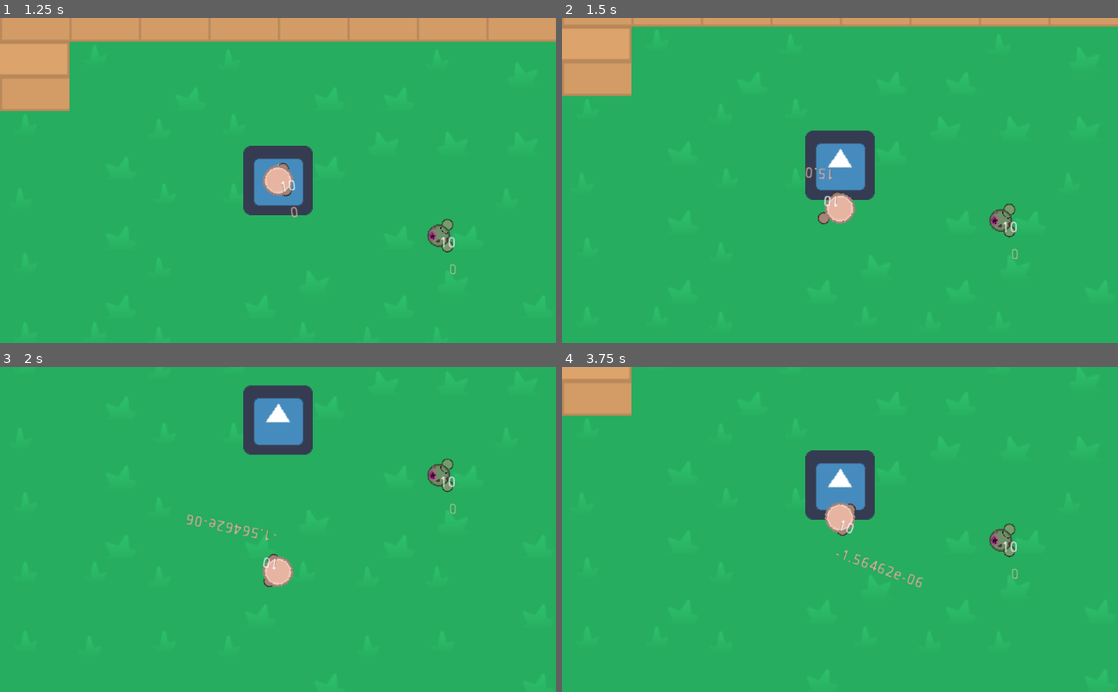
Above: before the commit, frames 1-4 (two rows, left to right).
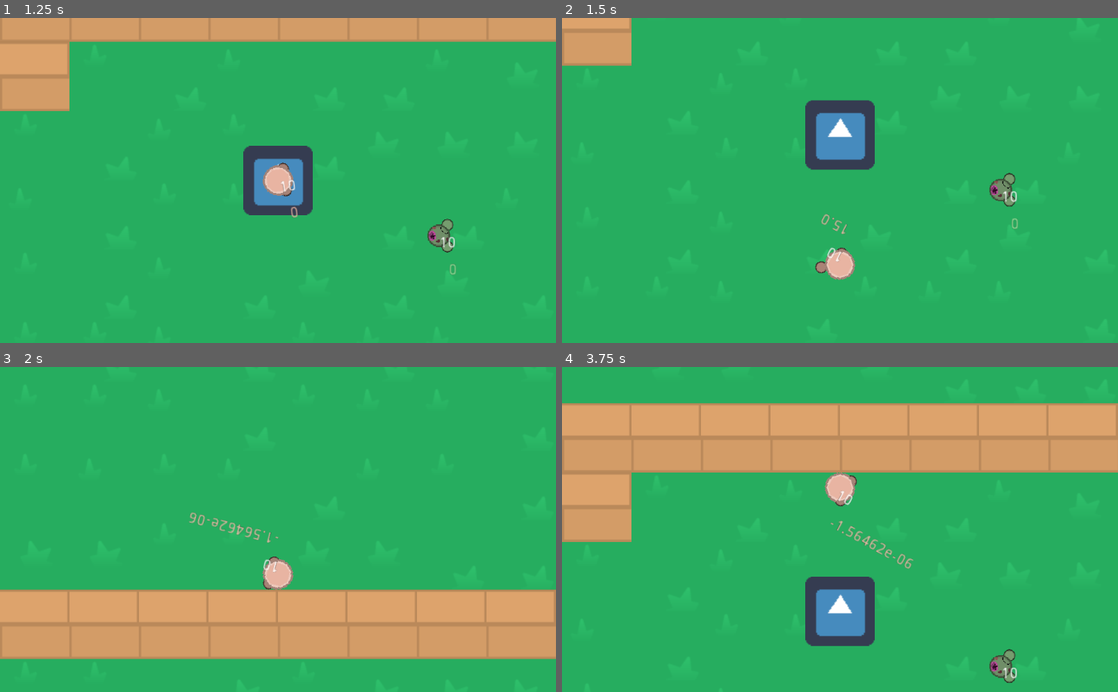
Above: after the commit, the same moments.

Repository: Panda248/Hu-Yang-Yoyale
Game: Godot game, scene res://World.tscn
Two runs of this game, one before a commit and one after it. Both use one fixed random seed, a clock stepped at 60 frames per second and the inputs below. The engine's default icon, where the game draws it, is replaced by a stand-in: a white triangle on a blue panel in a dark square.
Inputs (mouse positions are in pixels of both pictures, inside the frame that each line leads up to):
- Up to frame 1 (1.25 s): tap Enter at 0.5 s; move the mouse to (400, 164) at 0.52 s; hold E (game_switch_weapon_right) from 0.53 s (still down); tap F (interact, bound only before the commit) at 0.6 s
- Up to frame 2 (1.5 s): tap Space at 1.25 s; move the mouse to (728, 196) at 1.27 s; release E (game_switch_weapon_right) at 1.28 s; hold Down (ui_down) from 1.28 s (still down); click (728, 196) at 1.35 s
- Up to frame 3 (2 s): keep holding Down (ui_down); tap F (interact, bound only before the commit) at 1.55 s
- Up to frame 4 (3.75 s): move the mouse to (895, 458) at 2.02 s; release Down (ui_down) at 2.03 s; hold E (game_switch_weapon_right) 2.03-2.78 s; right-click (895, 458) at 2.1 s; tap F (interact, bound only before the commit) at 2.3, 2.85, 3.6 s; move the mouse to (812, 594) at 2.77 s; hold Up (ui_up) 2.78-3.53 s; move the mouse to (1006, 578) at 3.52 s; hold Q (game_switch_weapon_left) from 3.53 s (still down)

Frame 1 is identical in both runs. In frame 2, 8.8% of the frame differs, in the area x 0-100%, y 0-81%; in frame 3, 25%; in frame 4, 31%, in the area x 0-100%, y 0-98%.

Commit message:
basic interaction system

Diff:
--- /dev/null
+++ b/ChatBoxManager.gd
@@ -0,0 +1,5 @@
+extends Node2D
+
+func send_chat(chatbox : ChatBox):
+	chatbox.show()
+	add_child(chatbox)
--- a/Enemy.tscn
+++ b/Enemy.tscn
@@ -4,7 +4,6 @@
 [ext_resource path="res://scripts/HurtBox.gd" type="Script" id=2]
 [ext_resource path="res://res/exported/Zombie.png" type="Texture" id=3]
 [ext_resource path="res://Fists.tscn" type="PackedScene" id=5]
-
 
 [sub_resource type="CircleShape2D" id=1]
 
@@ -46,6 +45,8 @@
 
 [node name="Enemy" type="KinematicBody2D"]
 script = ExtResource( 1 )
+rotationSpeedDegrees = 180
+maxViewDistance = 200.0
 rotationSpeedDegrees = 180
 maxViewDistance = 200.0
 
--- a/Fists.tscn
+++ b/Fists.tscn
@@ -3,7 +3,6 @@
 [ext_resource path="res://scripts/HitBox.gd" type="Script" id=1]
 [ext_resource path="res://scripts/Fists.gd" type="Script" id=2]
 [ext_resource path="res://res/exported/Hand.png" type="Texture" id=3]
-
 
 [sub_resource type="CapsuleShape2D" id=8]
 height = 8.0
--- a/Interactable.gd
+++ /dev/null
@@ -1,33 +0,0 @@
-extends Area2D
-class_name Interactable
-
-# Declare member variables here. Examples:
-# var a = 2
-# var b = "text"
-var canInteract : bool = false
-var interactable
-
-# Called when the node enters the scene tree for the first time.
-func _ready():
-	pass # Replace with function body.
-
-
-# Called every frame. 'delta' is the elapsed time since the previous frame.
-#func _process(delta):
-#	pass
-
-
-func _on_Interactable_area_entered(area):
-	if(area.get_class() == "Interactable"):
-		canInteract = true
-		interactable = area
-		print("pepe")
-	pass # Replace with function body.
-
-
-func _on_Interactable_area_exited(area):
-	if(area == interactable):
-		canInteract = false
-		interactable = null
-		print("popo")
-	pass # Replace with function body.
--- a/Interactable.tscn
+++ /dev/null
@@ -1,11 +0,0 @@
-[gd_scene load_steps=2 format=2]
-
-[ext_resource path="res://Interactable.gd" type="Script" id=1]
-
-[node name="Interactable" type="Area2D"]
-collision_layer = 4
-collision_mask = 4
-script = ExtResource( 1 )
-
-[connection signal="area_entered" from="." to="." method="_on_Interactable_area_entered"]
-[connection signal="area_exited" from="." to="." method="_on_Interactable_area_exited"]
--- a/InteractableNPC.tscn
+++ b/InteractableNPC.tscn
@@ -1,18 +1,16 @@
-[gd_scene load_steps=8 format=2]
+[gd_scene load_steps=7 format=2]
 
 [ext_resource path="res://res/exported/Player.png" type="Texture" id=1]
 [ext_resource path="res://scripts/InteractableNPC.gd" type="Script" id=2]
 [ext_resource path="res://Chatbox.tscn" type="PackedScene" id=3]
-[ext_resource path="res://Interactable.tscn" type="PackedScene" id=4]
+[ext_resource path="res://icon.png" type="Texture" id=4]
 [ext_resource path="res://Fists.tscn" type="PackedScene" id=5]
 
 [sub_resource type="CircleShape2D" id=1]
 
-[sub_resource type="CircleShape2D" id=2]
-radius = 30.0
-
 [node name="InteractableNPC" type="KinematicBody2D"]
 script = ExtResource( 2 )
+ChatBox = ExtResource( 3 )
 
 [node name="CollisionShape2D" type="CollisionShape2D" parent="."]
 shape = SubResource( 1 )
@@ -20,18 +18,12 @@
 [node name="Sprite" type="Sprite" parent="."]
 texture = ExtResource( 1 )
 
-[node name="Chatbox" parent="." instance=ExtResource( 3 )]
-margin_left = 10.0
-margin_top = -27.0
-margin_right = 60.0
-margin_bottom = -13.0
-text = "La Pepe"
-
-[node name="Interactable" parent="." instance=ExtResource( 4 )]
-
-[node name="CollisionShape2D" type="CollisionShape2D" parent="Interactable"]
-modulate = Color( 1, 1, 1, 0.0862745 )
-shape = SubResource( 2 )
-
 [node name="Fists" parent="." instance=ExtResource( 5 )]
 position = Vector2( 11, 1 )
+
+[node name="Indicator" type="Sprite" parent="."]
+visible = false
+position = Vector2( 0, -25 )
+scale = Vector2( 0.25, 0.25 )
+z_as_relative = false
+texture = ExtResource( 4 )
--- a/Player.tscn
+++ b/Player.tscn
@@ -6,7 +6,7 @@
 [ext_resource path="res://res/exported/Player.png" type="Texture" id=4]
 [ext_resource path="res://scripts/HurtBox.gd" type="Script" id=5]
 [ext_resource path="res://Pistol.tscn" type="PackedScene" id=6]
-[ext_resource path="res://Interactable.tscn" type="PackedScene" id=7]
+[ext_resource path="res://icon.png" type="Texture" id=7]
 
 [sub_resource type="CircleShape2D" id=1]
 radius = 14.0
@@ -41,12 +41,12 @@
 "values": [ true, false ]
 }
 
-[sub_resource type="CircleShape2D" id=4]
-radius = 30.0
+[sub_resource type="RectangleShape2D" id=4]
+extents = Vector2( 20, 25 )
 
 [node name="Player" type="KinematicBody2D"]
 script = ExtResource( 1 )
-velocity = 100
+velocity = 600
 Bullet = ExtResource( 2 )
 
 [node name="Camera2D" type="Camera2D" parent="."]
@@ -95,8 +95,19 @@
 [node name="Listener2D" type="Listener2D" parent="."]
 current = true
 
-[node name="Interactable" parent="." instance=ExtResource( 7 )]
+[node name="InteractBox" type="Area2D" parent="."]
 
-[node name="CollisionShape2D" type="CollisionShape2D" parent="Interactable"]
-modulate = Color( 1, 1, 1, 0.0627451 )
+[node name="CollisionShape2D" type="CollisionShape2D" parent="InteractBox"]
+self_modulate = Color( 1, 1, 1, 0.105882 )
+position = Vector2( 25, 0 )
+rotation = 1.5708
 shape = SubResource( 4 )
+
+[node name="Sprite" type="Sprite" parent="."]
+visible = false
+position = Vector2( 48, 0 )
+scale = Vector2( 0.203125, 0.203125 )
+texture = ExtResource( 7 )
+
+[connection signal="body_entered" from="InteractBox" to="." method="_on_InteractBox_body_entered"]
+[connection signal="body_exited" from="InteractBox" to="." method="_on_InteractBox_body_exited"]
--- a/World.tscn
+++ b/World.tscn
@@ -10,6 +10,7 @@
 [ext_resource path="res://scripts/AlertManager.gd" type="Script" id=8]
 [ext_resource path="res://Alert.tscn" type="PackedScene" id=9]
 [ext_resource path="res://InteractableNPC.tscn" type="PackedScene" id=10]
+[ext_resource path="res://ChatBoxManager.gd" type="Script" id=11]
 
 [sub_resource type="OccluderPolygon2D" id=3]
 cull_mode = 2
@@ -138,7 +139,6 @@
 position = Vector2( 148, 51 )
 
 [node name="Player" parent="." instance=ExtResource( 2 )]
-velocity = 200
 
 [node name="Light2D" type="Light2D" parent="Player"]
 scale = Vector2( 9.75, 9.46875 )
@@ -172,3 +172,6 @@
 
 [node name="InteractableNPC" parent="." instance=ExtResource( 10 )]
 position = Vector2( 330, -44 )
+
+[node name="ChatBoxManager" type="Node2D" parent="."]
+script = ExtResource( 11 )
--- a/project.godot
+++ b/project.godot
@@ -9,6 +9,11 @@
 config_version=4
 
 _global_script_classes=[ {
+"base": "Label",
+"class": "ChatBox",
+"language": "GDScript",
+"path": "res://scripts/Chatbox.gd"
+}, {
 "base": "NPC",
 "class": "Enemy",
 "language": "GDScript",
@@ -28,11 +33,6 @@
 "class": "HurtBox",
 "language": "GDScript",
 "path": "res://scripts/HurtBox.gd"
-}, {
-"base": "Area2D",
-"class": "Interactable",
-"language": "GDScript",
-"path": "res://Interactable.gd"
 }, {
 "base": "NPC",
 "class": "InteractableNPC",
@@ -55,11 +55,11 @@
 "path": "res://scripts/Weapon.gd"
 } ]
 _global_script_class_icons={
+"ChatBox": "",
 "Enemy": "",
 "Entity": "",
 "HitBox": "",
 "HurtBox": "",
-"Interactable": "",
 "InteractableNPC": "",
 "NPC": "",
 "Player": "",
@@ -138,19 +138,14 @@
 "events": [ Object(InputEventKey,"resource_local_to_scene":false,"resource_name":"","device":0,"alt":false,"shift":false,"control":false,"meta":false,"command":false,"pressed":false,"scancode":69,"physical_scancode":0,"unicode":0,"echo":false,"script":null)
  ]
 }
-primaryFire={
+game_interact={
 "deadzone": 0.5,
-"events": [ Object(InputEventMouseButton,"resource_local_to_scene":false,"resource_name":"","device":0,"alt":false,"shift":false,"control":false,"meta":false,"command":false,"button_mask":0,"position":Vector2( 0, 0 ),"global_position":Vector2( 0, 0 ),"factor":1.0,"button_index":1,"pressed":false,"doubleclick":false,"script":null)
+"events": [ Object(InputEventKey,"resource_local_to_scene":false,"resource_name":"","device":0,"alt":false,"shift":false,"control":false,"meta":false,"command":false,"pressed":false,"scancode":0,"physical_scancode":70,"unicode":0,"echo":false,"script":null)
  ]
 }
 reload={
-"deadzone": 0.49,
+"deadzone": 0.5,
 "events": [ Object(InputEventKey,"resource_local_to_scene":false,"resource_name":"","device":0,"alt":false,"shift":false,"control":false,"meta":false,"command":false,"pressed":false,"scancode":0,"physical_scancode":82,"unicode":0,"echo":false,"script":null)
- ]
-}
-interact={
-"deadzone": 0.5,
-"events": [ Object(InputEventKey,"resource_local_to_scene":false,"resource_name":"","device":0,"alt":false,"shift":false,"control":false,"meta":false,"command":false,"pressed":false,"scancode":0,"physical_scancode":70,"unicode":0,"echo":false,"script":null)
  ]
 }
 
@@ -158,7 +153,6 @@
 
 2d_physics/layer_1="World"
 2d_physics/layer_2="Hitbox"
-2d_physics/layer_3="Interactable"
 
 [mono]
 
--- a/scripts/Chatbox.gd
+++ b/scripts/Chatbox.gd
@@ -1,7 +1,10 @@
 extends Label
+class_name ChatBox
 
-export var drawSpeed := 1
-var show : bool = false
+export var charactersPerSecond : float = 10
+var displayCharacterCooldown : float = 1/charactersPerSecond
+var curCharacterCooldown = displayCharacterCooldown
+var display : bool = false
 # Declare member variables here. Examples:
 # var a = 2
 # var b = "text"
@@ -9,20 +12,24 @@
 
 # Called when the node enters the scene tree for the first time.
 func _ready():
-	self.visible_characters = 0
+	visible_characters = 0
 	pass # Replace with function body.
 
 
 # Called every frame. 'delta' is the elapsed time since the previous frame.
 func _process(delta):
-	if(show):
-		if (get_total_character_count() < get_total_character_count()):
-			self.visible_characters += drawSpeed
+	if(display):
+		if (get_visible_characters() < get_total_character_count() && curCharacterCooldown <= 0):
+			print("hello")
+			visible_characters += 1
+			curCharacterCooldown = displayCharacterCooldown
+
 	else:
-		self.visible_characters = 0
+		visible_characters = 0
+	curCharacterCooldown -= delta
 	pass
 
 func show():
-	show = true
+	display = true
 func hide():
-	show = false
+	display = false
--- a/scripts/Enemy.gd
+++ b/scripts/Enemy.gd
@@ -5,17 +5,12 @@
 # Declare member variables here. Examples:
 # var a = 2
 # var b = "text"
-export var rotationSpeedDegrees := 30
-export var angleOfVisionDegrees := 30
-export var maxViewDistance := 800.0
-export var angleBetweenRaysDegrees := 5.0
-var angleOfVision := deg2rad(angleOfVisionDegrees)
-var angleBetweenRays := deg2rad(angleBetweenRaysDegrees)
+
 
 
 # Called when the node enters the scene tree for the first time.
 func _ready():
-	player = get_tree().get_root().get_node("World").get_node("Player")
+
 	$FOV/RayCast2D.cast_to = Vector2(maxViewDistance, 0)
 	pass # Replace with function body.
 
@@ -52,7 +47,7 @@
 		state = CHASE
 		pass
 	if(abs(get_angle_to(destination)) < deg2rad(10)):
-		motion = move_and_slide((destination - position).normalized() * velocity * delta*60)
+		motion = move_and_slide((destination - position).normalized() * velocity * delta * Engine.get_iterations_per_second())
 	if position.distance_to(destination) < 10:
 		state = IDLE
 	pass
@@ -106,16 +101,3 @@
 	if(can_see_player()):
 		if state != ATTACK:
 			state = CHASE
-
-func slowly_rotate_to(target, delta):
-	var targetPosition = (target if target is Vector2 else target.global_position)
-	var direction = global_position.direction_to(targetPosition)
-	var angleTo = direction.angle()
-	var maxRotation = deg2rad(rotationSpeedDegrees)*delta
-	angleTo = lerp_angle(global_rotation, angleTo, 1.0)
-	angleTo = clamp(angleTo, global_rotation - maxRotation, global_rotation + maxRotation)
-	global_rotation = angleTo
-	pass
-
-func move_forward(delta):
-	move_and_slide(Vector2(velocity*delta*60,0).rotated(global_rotation))
--- a/scripts/Entity.gd
+++ b/scripts/Entity.gd
@@ -15,3 +15,8 @@
 
 func takeKnockback(hitbox : HitBox):
 	knockback = hitbox.knockbackDirection * hitbox.knockbackMultiplier
+
+
+
+func move_forward(delta):
+	move_and_slide(Vector2(velocity*delta*60,0).rotated(global_rotation))
--- a/scripts/InteractableNPC.gd
+++ b/scripts/InteractableNPC.gd
@@ -1,20 +1,30 @@
 extends NPC
 class_name InteractableNPC
 
+signal send_message(chatbox)
 # Declare member variables here. Examples:
 # var a = 2
 # var b = "text"
 
-
+var canInteract : bool = false
+var interactable
+var message : String = "La Pepe"
+export var chatYDisplacement : = 50
+export (PackedScene) var ChatBox
 # Called when the node enters the scene tree for the first time.
 func _ready():
 	pass # Replace with function body.
 
 func interact():
-	if $Interactable.canInteract:
-		$Chatbox.show()
+	var chatbox = ChatBox.instance();
+	chatbox.text = message
+	chatbox.set_global_position(global_position + (Vector2.UP * chatYDisplacement))
+	emit_signal("send_message", chatbox)
 # Called every frame. 'delta' is the elapsed time since the previous frame.
 func _process(delta):
-	if($Interactable.canInteract):
-		look_at($Interactable.interactable)
+	if(canInteract):
+		look_at(player.position)
+		$Indicator.set_visible(true);
+	else:
+		$Indicator.set_visible(false);
 	pass
--- a/scripts/Main.gd
+++ b/scripts/Main.gd
@@ -3,23 +3,24 @@
 
 onready var bullet_manager = $BulletManager;
 onready var alert_manager = $AlertManager;
+onready var chatbox_manager = $ChatBoxManager
 export (PackedScene) var Enemy
-var ticks = 0
-var tickRate = 1
+
 
 func _ready():
+	$InteractableNPC.connect("send_message", chatbox_manager, "send_chat")
 	$Player.connect("player_shot", bullet_manager, "bullet_shot");
 	$Player.connect("alert_enemies", alert_manager, "alertEnemies");
 
 
 func _process(delta):
-	ticks += tickRate
+
 	for item in get_children():
 		if item.has_method("_dead"):
 			if item._dead():
 				remove_child(item)
 
-	if ticks%600 == 0:
+	if Engine.get_iterations_per_second()%600 == 0:
 		add_child(Enemy.instance())
 
 
--- a/scripts/NPC.gd
+++ b/scripts/NPC.gd
@@ -4,6 +4,13 @@
 # Declare member variables here. Examples:
 # var a = 2
 # var b = "text"
+export var rotationSpeedDegrees := 30
+export var angleOfVisionDegrees := 30
+export var maxViewDistance := 800.0
+export var angleBetweenRaysDegrees := 5.0
+var angleOfVision := deg2rad(angleOfVisionDegrees)
+var angleBetweenRays := deg2rad(angleBetweenRaysDegrees)
+
 enum	{
 	IDLE, CHASE, INVESTIGATE, ATTACK
 }
@@ -15,15 +22,20 @@
 var player
 
 
-
 func _dead() ->bool:
 	return health <= 0
 
 # Called when the node enters the scene tree for the first time.
 func _ready():
+	player = get_tree().get_root().get_node("World").get_node("Player")
 	pass # Replace with function body.
 
-
-# Called every frame. 'delta' is the elapsed time since the previous frame.
-#func _process(delta):
-#	pass
+func slowly_rotate_to(target, delta):
+	var targetPosition = (target if target is Vector2 else target.global_position)
+	var direction = global_position.direction_to(targetPosition)
+	var angleTo = direction.angle()
+	var maxRotation = deg2rad(rotationSpeedDegrees) * delta
+	angleTo = lerp_angle(global_rotation, angleTo, 1.0)
+	angleTo = clamp(angleTo, global_rotation - maxRotation, global_rotation + maxRotation)
+	global_rotation = angleTo
+	pass
--- a/scripts/Player.gd
+++ b/scripts/Player.gd
@@ -6,6 +6,8 @@
 signal interact(interactable);
 
 var direction;
+
+var targetNPC : InteractableNPC
 
 export (PackedScene) var Bullet;
 
@@ -28,10 +30,10 @@
 
 	direction = direction.normalized();
 
-	velocity = (200 - 40 * $Equipped.get_child(0).getWeight()) * (health+5)/15
+	var modifiedVelocity = (velocity - 40 * $Equipped.get_child(0).getWeight()) * (health+5)/15
 
 
-	move_and_slide(direction * velocity * delta*60);
+	move_and_slide(direction * modifiedVelocity * delta * Engine.get_iterations_per_second());
 	pass
 
 func input_movement():
@@ -50,6 +52,7 @@
 		direction.y = 0;
 
 func input_action():
+
 	if Input.is_action_just_pressed("game_primary_fire"):
 		if($Equipped.get_child(0).has_method("primaryFire")):
 			$Equipped.get_child(0).primaryFire()
@@ -81,7 +84,20 @@
 		$Equipped.add_child(nextWeapon)
 		prevWeapon.set_owner(self)
 		nextWeapon.set_owner(self)
-	elif Input.is_action_just_pressed("interact"):
-		if($Interactable.canInteract):
-			$Interactable.interactable.get_owner().interact()
+	elif Input.is_action_just_pressed("game_interact"):
+		if(targetNPC != null and targetNPC.canInteract):
+			targetNPC.interact()
 		pass
+
+func _on_InteractBox_body_entered(body):
+	if(body is InteractableNPC):
+		if(targetNPC == null ||
+		self.global_positon.distance_to(body.global_position)
+		< self.global_position.distance_to(targetNPC.global_position)):
+			targetNPC = body
+		targetNPC.canInteract = true
+
+func _on_InteractBox_body_exited(body):
+	if(body is InteractableNPC):
+		targetNPC.canInteract = false
+		targetNPC = null
Not shown: 1 places in World.tscn that only renumber resources
